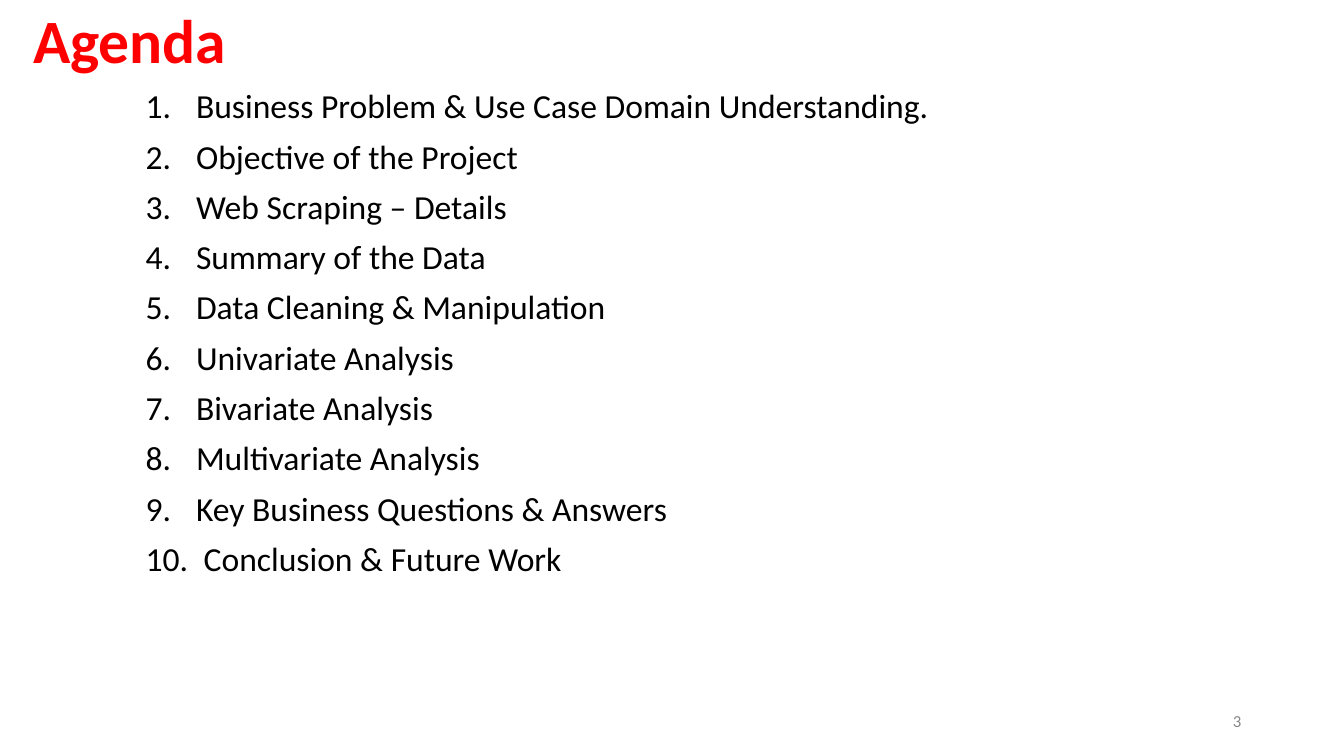
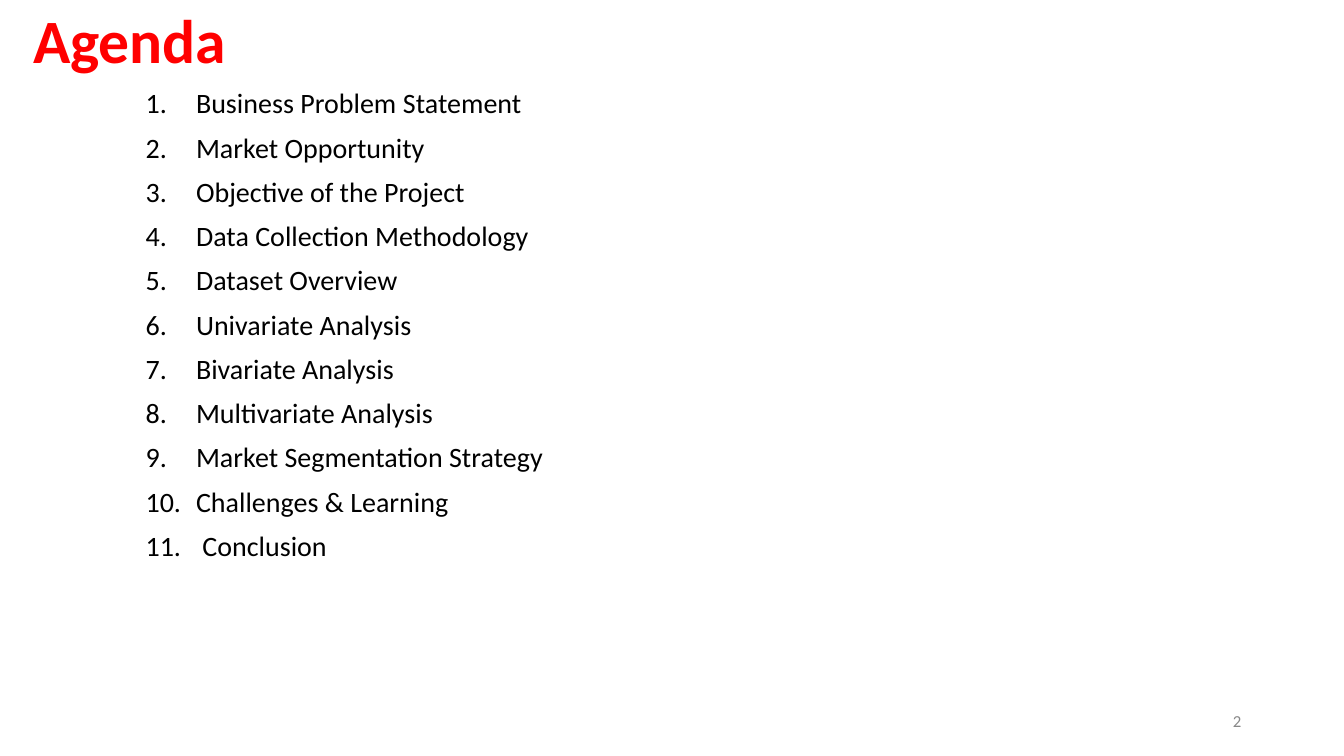
Before and after one commit to Rohit-Girhe/Web-Scrapping-Project, a slide deck: slide 2 of Webscrapping.pptx (slide 3 before the commit). Drawn at 1344x756 pixels with LibreOffice and Linux fonts; fonts in the diff are those of the drawing; background and template pictures are left out. Boxes give left, top, right and bottom in pixels: in the first picture for what was removed or moved away, otherwise in the second. Text is boxed around its words. In the diff, an @@ line names an element or a change of style, - is before the commit and + after.

```diff
--- a/Webscrapping.pptx
+++ b/Webscrapping.pptx
@@ text at (x1=196, y1=93, x2=521, y2=163): text changed; size 24 to 20 pt @@
-1. Business Problem & Use Case Domain Understanding.
+1. Business Problem Statement
+2. Market Opportunity
@@ text at (x1=196, y1=182, x2=464, y2=428): size 24 to 20 pt in "Objective of the Project", "Univariate Analysis", "Bivariate Analysis", "Multivariate Analysis" @@
@@ text at (x1=196, y1=226, x2=528, y2=291): text changed; size 24 to 20 pt @@
-3. Web Scraping – Details
-4. Summary of the Data
-5. Data Cleaning & Manipulation
+4. Data Collection Methodology
+5. Dataset Overview
@@ text at (x1=196, y1=447, x2=543, y2=557): text changed; size 24 to 20 pt @@
-9. Key Business Questions & Answers
-10. Conclusion & Future Work
+9. Market Segmentation Strategy
+10. Challenges & Learning
+11. Conclusion
@@ page number at (x1=1233, y1=716, x2=1241, y2=727): text changed @@
-3
+2
```
Also in this commit, not shown: 1 other slide changed, 14 slides added, 20 slides removed, 22 other files.
